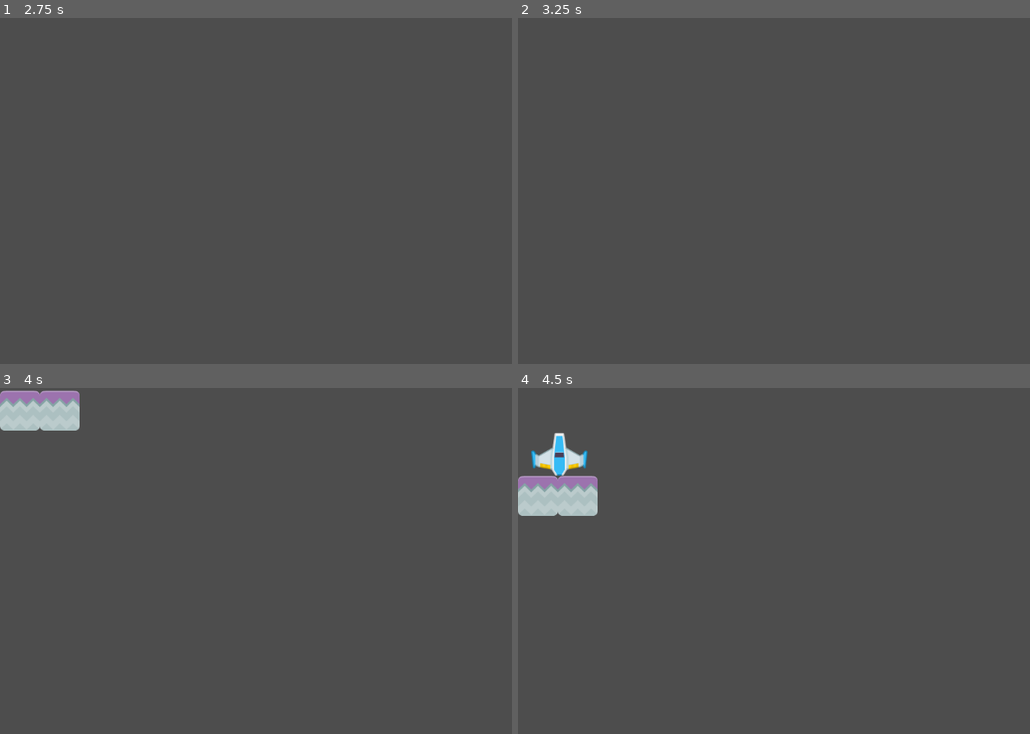
Above: before the commit, frames 1-4 (two rows, left to right).
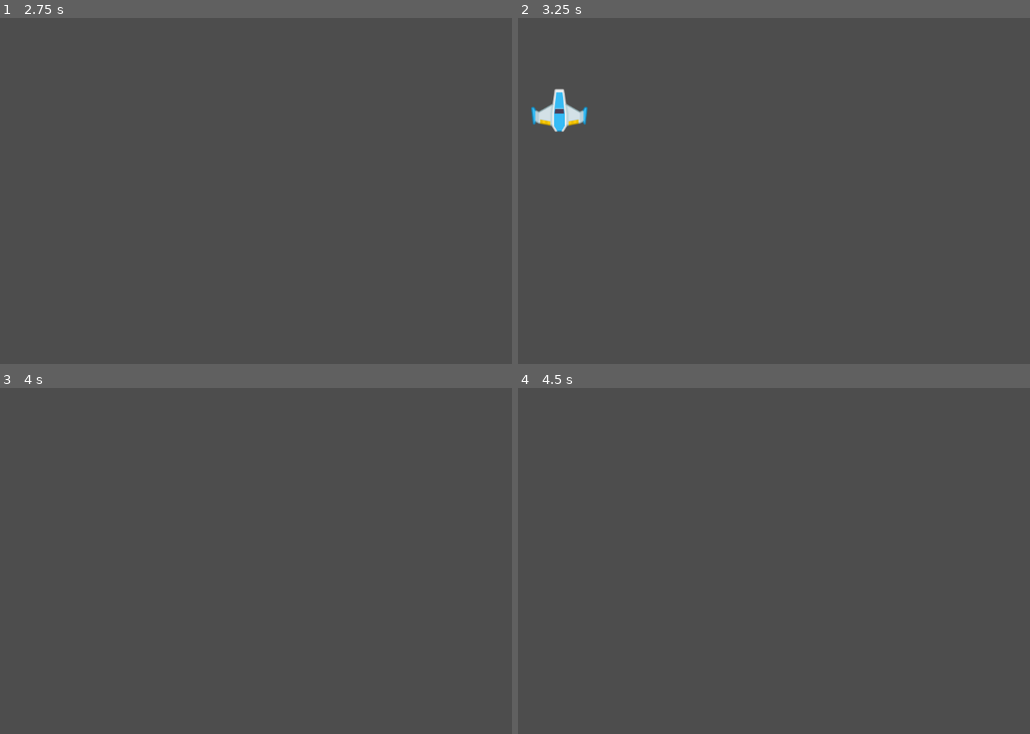
Above: after the commit, the same moments.

Repository: MichelineWL/GD-TI-2
Game: Godot game, scene res://scenes/MainLevel.tscn
Two runs of this game, one before a commit and one after it. Both use one fixed random seed, a clock stepped at 60 frames per second and the inputs below.
Inputs:
- Up to frame 1 (2.75 s): hold Up (move_up) 0.53-2.03 s; tap Enter at 2 s; hold Left (move_left) from 2.03 s (still down)
- Up to frame 2 (3.25 s): keep holding Left (move_left); tap Space at 2.75 s
- Up to frame 3 (4 s): release Left (move_left) at 3.53 s; hold Down (move_down) from 3.53 s (still down)
- Up to frame 4 (4.5 s): release Down (move_down) at 4.28 s; hold Right (move_right) from 4.28 s (still down)

Frame 1 is identical in both runs. In frame 2, 0.7% of the frame differs, in the area x 2-14%, y 20-33%; in frame 3, 1.8%; in frame 4, 2.5%, in the area x 0-16%, y 13-37%.

Commit message:
feat: level 2 (the platform kan move to right and left as well)

Diff:
--- /dev/null
+++ b/scenes/GrassPlatform.tscn
@@ -0,0 +1,9 @@
+[gd_scene load_steps=3 format=3]
+
+[ext_resource type="PackedScene" uid="uid://y5a4e3ajuy2r" path="res://scenes/StonePlatform.tscn" id="1_base"]
+[ext_resource type="Texture2D" path="res://assets/grass.png" id="2_new_texture"]
+
+[node name="GrassPlatform" instance=ExtResource("1_base")]
+
+[node name="Sprite2D" parent="." index="0"]
+texture = ExtResource("2_new_texture")
--- /dev/null
+++ b/scenes/Level2.tscn
@@ -0,0 +1,36 @@
+[gd_scene format=3 uid="uid://bvqc0ljuwp8uu"]
+
+[ext_resource type="PackedScene" path="res://scenes/GrassPlatform.tscn" id="1_grass_plat"]
+[ext_resource type="PackedScene" path="res://scenes/RedShip.tscn" id="2_red_ship"]
+[ext_resource type="Script" uid="uid://bsuv2svmaqypq" path="res://scenes/PlatformBlue.gd" id="3_platform_script"]
+[ext_resource type="Script" uid="uid://x2rdmjyr1ttw" path="res://scenes/ObjectiveArea.gd" id="4_objective_script"]
+
+[sub_resource type="RectangleShape2D" id="1"]
+size = Vector2(138.75, 79)
+
+[node name="Level2" type="Node" unique_id=1391890067]
+
+[node name="PlatformGrass" type="Node2D" parent="." unique_id=1390247781]
+position = Vector2(35, 565)
+scale = Vector2(0.6, 0.6)
+script = ExtResource("3_platform_script")
+
+[node name="GrassPlatform" parent="PlatformGrass" unique_id=1559354389 instance=ExtResource("1_grass_plat")]
+position = Vector2(1805, -6.6667075)
+
+[node name="GrassPlatform2" parent="PlatformGrass" unique_id=716954987 instance=ExtResource("1_grass_plat")]
+position = Vector2(1816.6665, 9.999958)
+
+[node name="RedShip" parent="." unique_id=768759339 instance=ExtResource("2_red_ship")]
+position = Vector2(1113, 191)
+lock_rotation = true
+
+[node name="ObjectiveArea" type="Area2D" parent="." unique_id=272818244]
+position = Vector2(900, 100)
+script = ExtResource("4_objective_script")
+
+[node name="CollisionShape2D" type="CollisionShape2D" parent="ObjectiveArea" unique_id=1146538831]
+position = Vector2(220, 101)
+shape = SubResource("1")
+
+[connection signal="body_entered" from="ObjectiveArea" to="ObjectiveArea" method="_on_ObjectiveArea_body_entered"]
--- a/scenes/ObjectiveArea.gd
+++ b/scenes/ObjectiveArea.gd
@@ -1,5 +1,5 @@
 extends Area2D
 
 func _on_ObjectiveArea_body_entered(body: RigidBody2D):
-	if (body.name == "BlueShip"):
+	if (body.name == "BlueShip" or body.name == "RedShip"):
 		print("Reached objective!")
--- a/scenes/PlatformBlue.gd
+++ b/scenes/PlatformBlue.gd
@@ -13,3 +13,9 @@
 
 	if Input.is_action_pressed("move_down"):
 		move_local_y(speed * delta, false)
+
+	if Input.is_action_pressed("move_left"):
+		move_local_x(-speed * delta, false)
+
+	if Input.is_action_pressed("move_right"):
+		move_local_x(speed * delta, false)
--- /dev/null
+++ b/scenes/RedShip.gd
@@ -0,0 +1,13 @@
+extends RigidBody2D
+
+@export var speed = 200.0
+
+func _physics_process(delta):
+	if Input.is_action_pressed("move_left"):
+		apply_central_force(Vector2(-speed, 0))
+	if Input.is_action_pressed("move_right"):
+		apply_central_force(Vector2(speed, 0))
+	if Input.is_action_pressed("move_up"):
+		apply_central_force(Vector2(0, -speed))
+	if Input.is_action_pressed("move_down"):
+		apply_central_force(Vector2(0, speed))
--- /dev/null
+++ b/scenes/RedShip.tscn
@@ -0,0 +1,11 @@
+[gd_scene load_steps=4 format=3]
+
+[ext_resource type="PackedScene" uid="uid://datfp8kxjrjg" path="res://scenes/BlueShip.tscn" id="1_base"]
+[ext_resource type="Texture2D" path="res://assets/redship.png" id="2_new_texture"]
+[ext_resource type="Script" path="res://scenes/RedShip.gd" id="3_script"]
+
+[node name="RedShip" instance=ExtResource("1_base")]
+script = ExtResource("3_script")
+
+[node name="Sprite2D" parent="." index="0"]
+texture = ExtResource("2_new_texture")
Binary file added: assets/bg.png
Not shown, added: assets/bg.png.import
Binary file added: assets/grass.png
Not shown, added: assets/grass.png.import
Binary file added: assets/redship.png
Not shown, added: assets/redship.png.import
Not shown, added: scenes/RedShip.gd.uid
